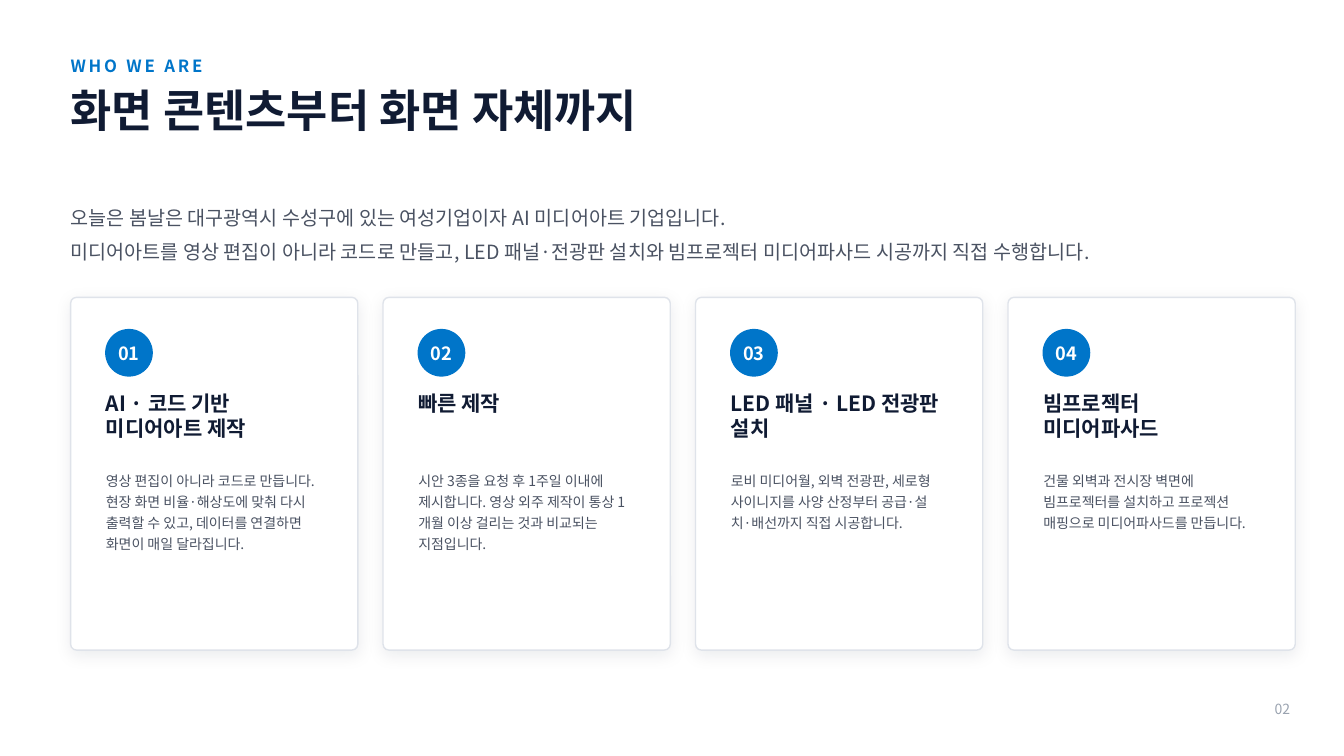
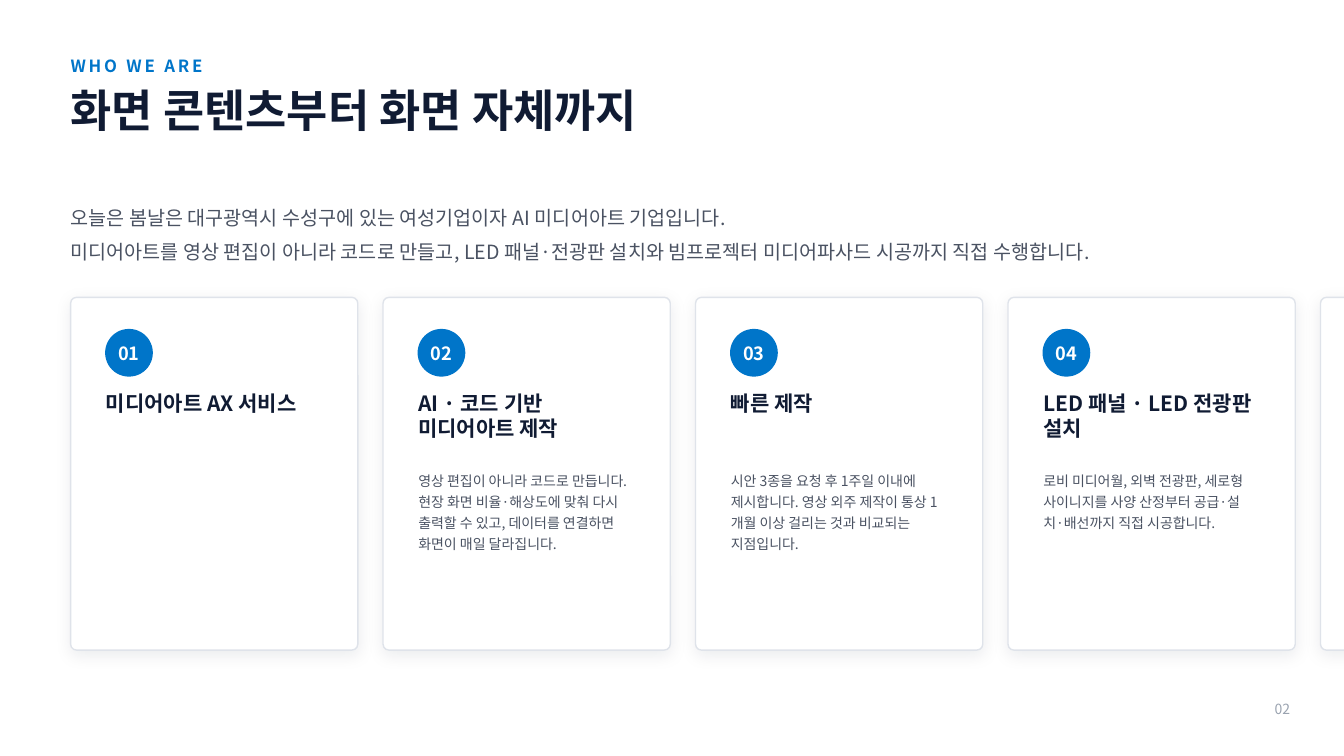
Before and after one commit to bradleyHong/oneul-bomnal, a slide deck: slide 2 of docs/오늘은봄날_회사소개서.pptx. Drawn at 1344x756 pixels with LibreOffice and Linux fonts; fonts in the diff are those of the drawing. Boxes give left, top, right and bottom in pixels: in the first picture for what was removed or moved away, otherwise in the second. Text is boxed around its words. In the diff, an @@ line names an element or a change of style, - is before the commit and + after.

```diff
--- a/docs/오늘은봄날_회사소개서.pptx
+++ b/docs/오늘은봄날_회사소개서.pptx
@@ rounded rectangle added at [1321, 297, 1344, 650], fill #FFFFFF, outline #DFE3EA 1 pt @@
@@ text at [106, 393, 297, 413]: text changed @@
-AI · 코드 기반 미디어아트 제작
+미디어아트 AX 서비스
@@ text at [418, 393, 559, 438]: text changed @@
-빠른 제작
+AI · 코드 기반 미디어아트 제작
@@ text at [731, 393, 813, 413]: text changed @@
-LED 패널 · LED 전광판 설치
+빠른 제작
@@ text at [1043, 393, 1252, 438]: text changed @@
-빔프로젝터 미디어파사드
+LED 패널 · LED 전광판 설치
@@ text removed at [106, 474, 315, 550] @@
-영상 편집이 아니라 코드로 만듭니다. 현장 화면 비율·해상도에 맞춰 다시 출력할 수 있고, 데이터를 연결하면 화면이 매일 달라집니다.
@@ text at [418, 474, 627, 550]: text changed @@
-시안 3종을 요청 후 1주일 이내에 제시합니다. 영상 외주 제작이 통상 1개월 이상 걸리는 것과 비교되는 지점입니다.
+영상 편집이 아니라 코드로 만듭니다. 현장 화면 비율·해상도에 맞춰 다시 출력할 수 있고, 데이터를 연결하면 화면이 매일 달라집니다.
@@ text at [731, 474, 927, 550]: text changed @@
-로비 미디어월, 외벽 전광판, 세로형 사이니지를 사양 산정부터 공급·설치·배선까지 직접 시공합니다.
+시안 3종을 요청 후 1주일 이내에 제시합니다. 영상 외주 제작이 통상 1개월 이상 걸리는 것과 비교되는 지점입니다.
@@ text at [1043, 474, 1244, 529]: text changed @@
-건물 외벽과 전시장 벽면에 빔프로젝터를 설치하고 프로젝션 매핑으로 미디어파사드를 만듭니다.
+로비 미디어월, 외벽 전광판, 세로형 사이니지를 사양 산정부터 공급·설치·배선까지 직접 시공합니다.
```
Also in this commit, not shown: 2 other slides changed, 30 other files.
